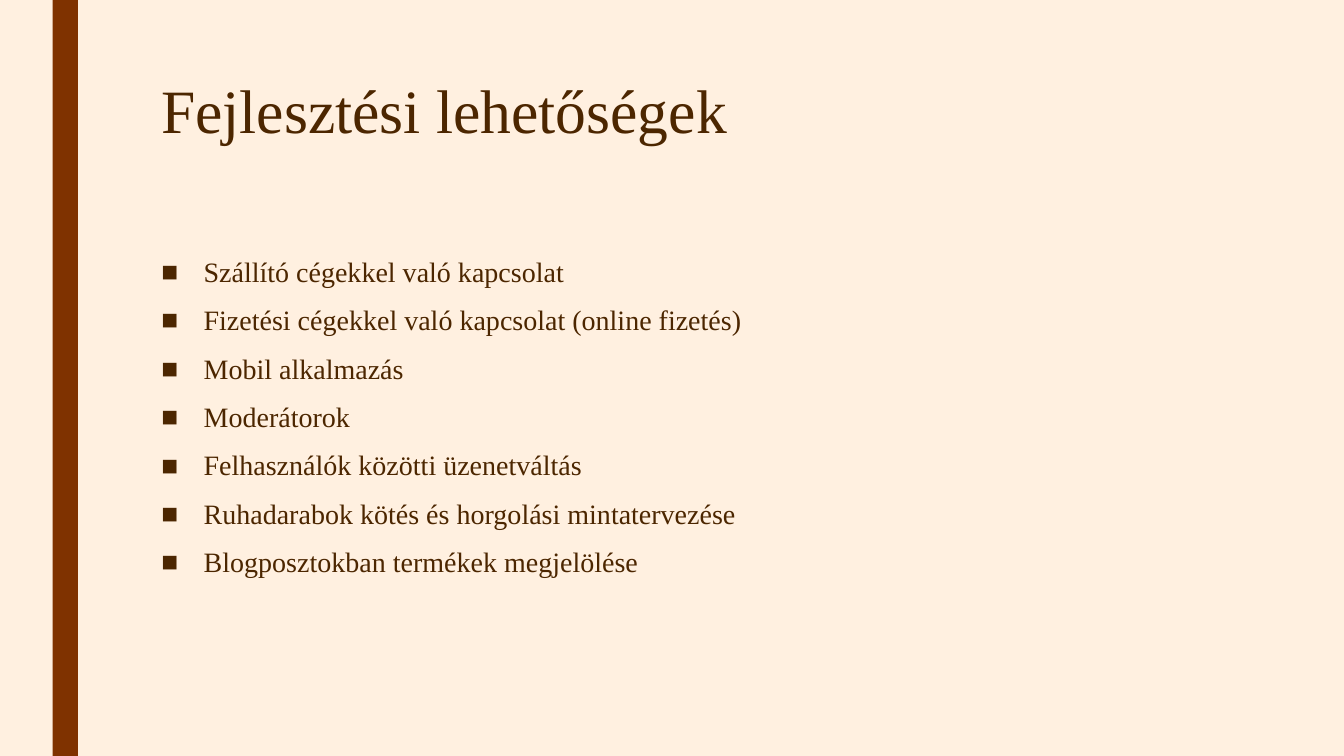
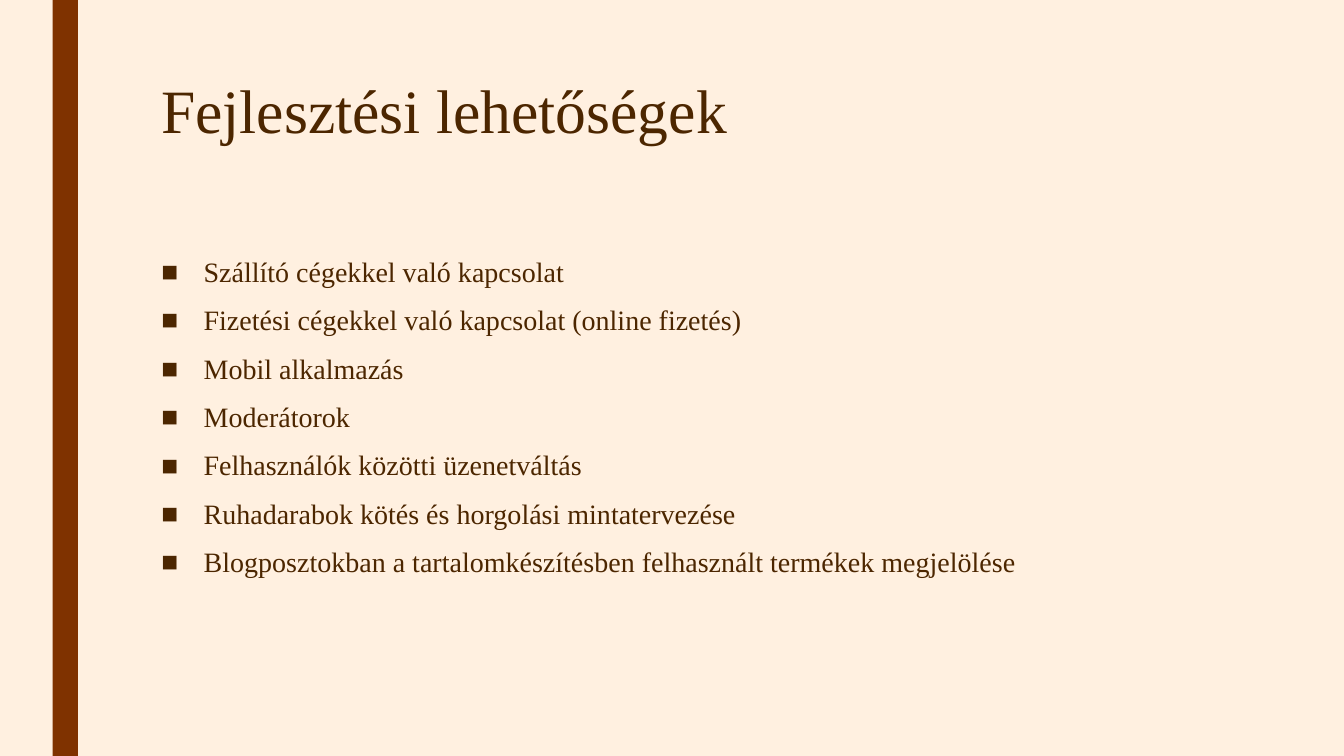
Before and after one commit to TothpalIstvano/13_S1_4_vizsgaremek, a slide deck: slide 11 of Fájlok/Bemutató.pptx. Drawn at 1344x756 pixels with LibreOffice and Linux fonts; fonts in the diff are those of the drawing. Boxes give left, top, right and bottom in pixels: in the first picture for what was removed or moved away, otherwise in the second. Text is boxed around its words. In the diff, an @@ line names an element or a change of style, - is before the commit and + after.

```diff
--- a/Fájlok/Bemutató.pptx
+++ b/Fájlok/Bemutató.pptx
@@ text at (x1=204, y1=552, x2=1015, y2=578): text changed @@
-■ Blogposztokban termékek megjelölése
+■ Blogposztokban a tartalomkészítésben felhasznált termékek megjelölése
```
Also in this commit, not shown: 1 other slide changed, 9 other files.
